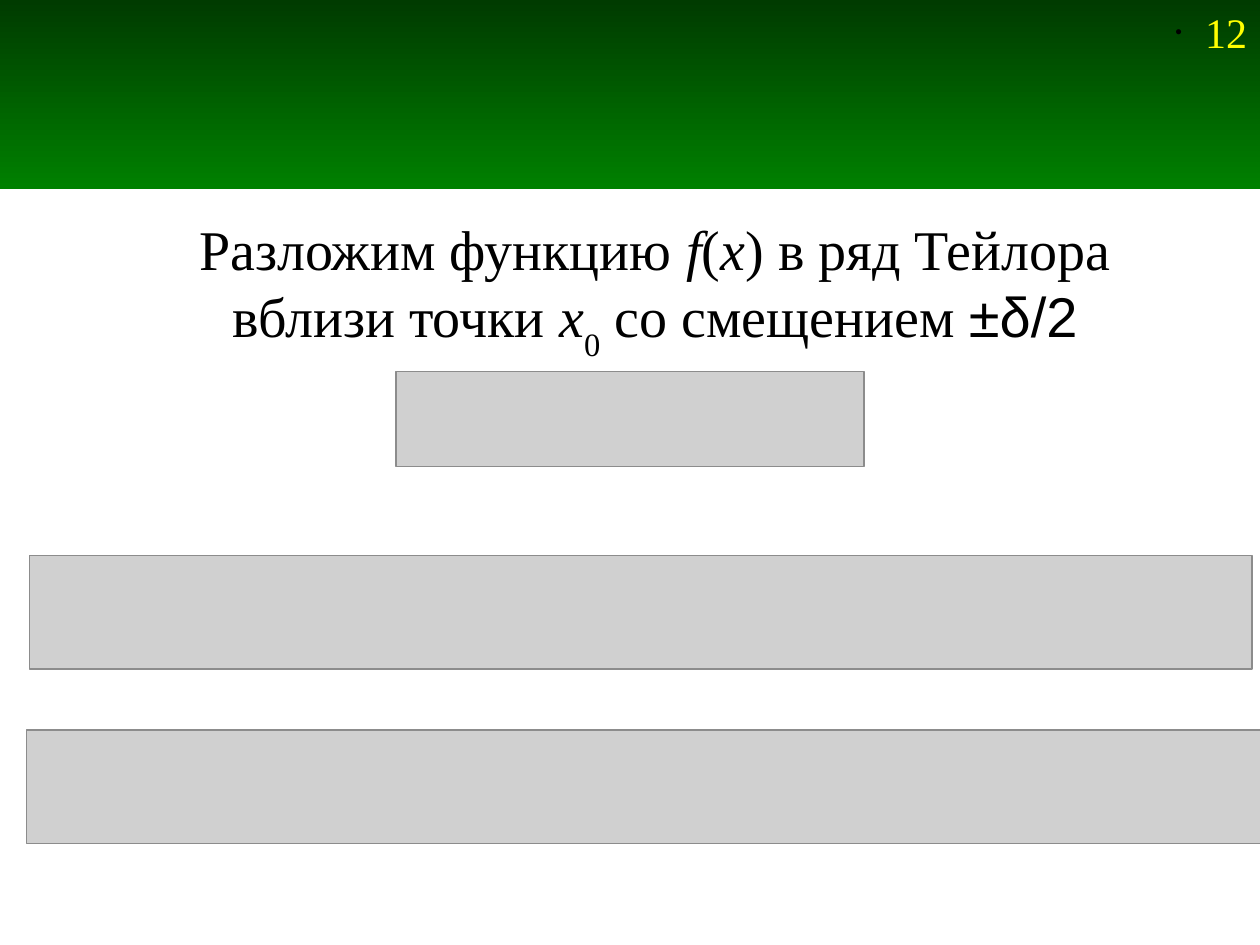
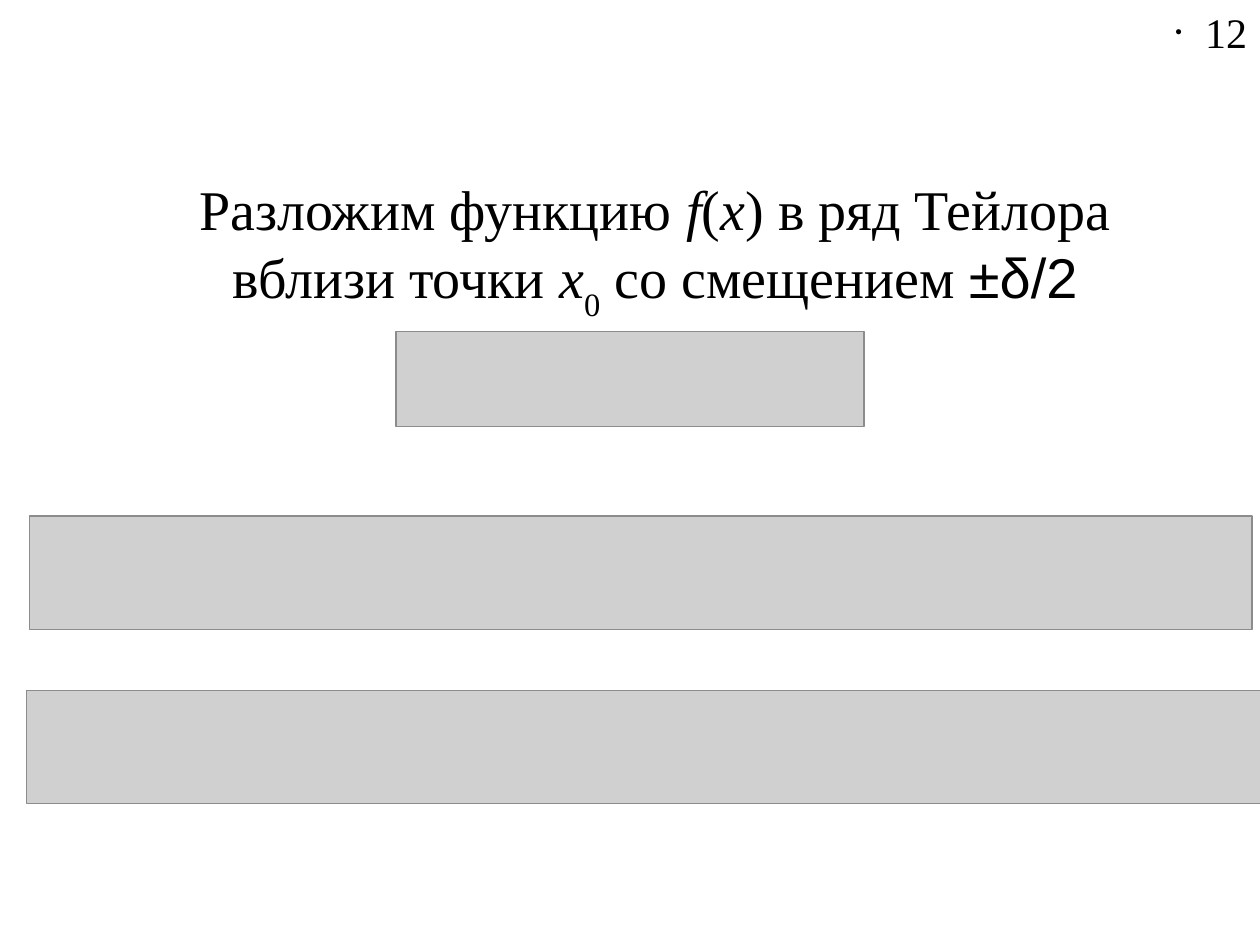
Before and after one commit to Jenyay/modelling, a slide deck: slide 12 of fdtd/presentations/03. Derivative calculation.odp. Drawn at 1260x945 pixels with LibreOffice and Linux fonts; fonts in the diff are those of the drawing; grey boxes stand for pictures. Boxes give left, top, right and bottom in pixels: in the first picture for what was removed or moved away, otherwise in the second. Text is boxed around its words. In the diff, an @@ line names an element or a change of style, - is before the commit and + after.

```diff
--- a/fdtd/presentations/03. Derivative calculation.odp
+++ b/fdtd/presentations/03. Derivative calculation.odp
@@ rectangle removed at (0, 0, 1260, 189) @@
@@ page number at (1205, 20, 1247, 48): text colour #FFFF00 to #000000 @@
@@ 3 pictures, 1 text: place and size @@
-3 pictures, 1 text at (26, 230, 1260, 843)
+3 pictures, 1 text at (26, 190, 1260, 804)
```
Also in this commit, not shown: 6 other slides changed, 3 other files.
